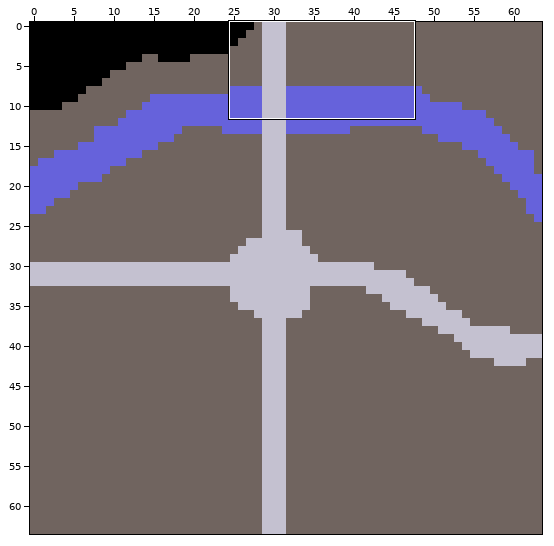
LDtk project, stored at assets/level.ldtk. The picture above shows the old version from afar; the outline marks the close-up.
Close-up. First the earlier version:
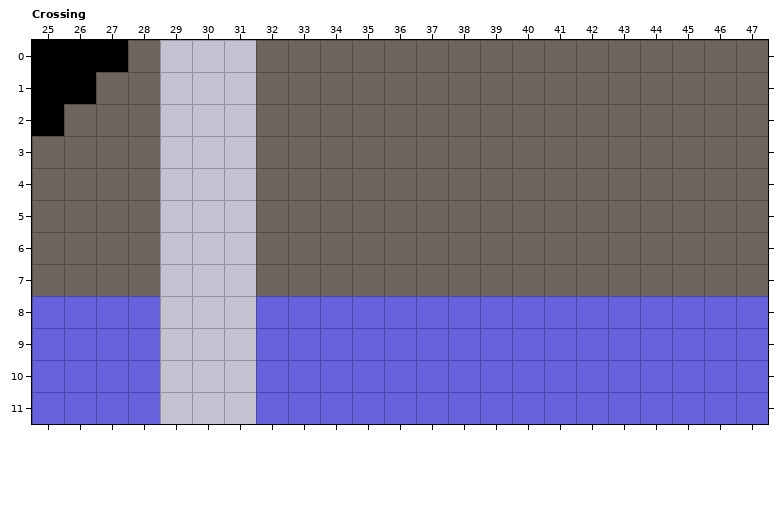
Cells are 16x16 px. Shown: Crossing x 25..47, y 0..11. The commit also changed other parts of the map, which this record leaves out.
The same view after the edit:
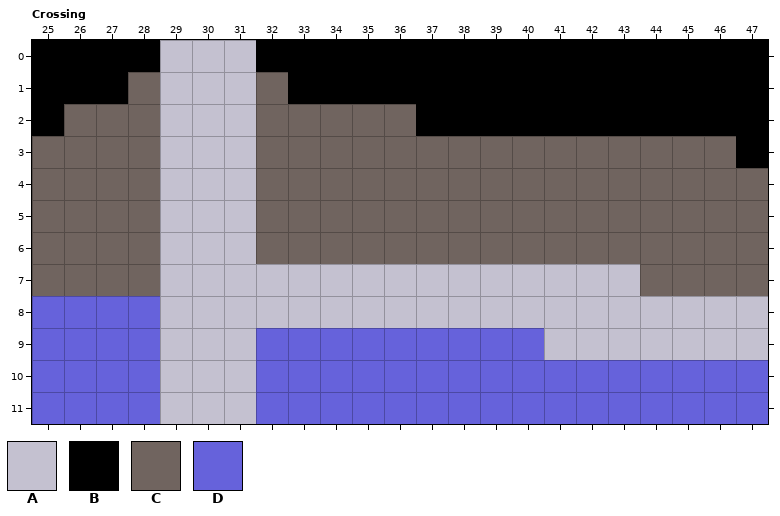
Key: from "Tiles": A 1 "StoneTile", B 2 "PermanentWall", C 3 "Wall", D 4 "Water".
_ is an empty cell.
Tiles replaced or removed in this view: C, D.
Change:
Changed rows in their new state; . is an unchanged cell.
Layer "Tiles":
first column x 27:
 0 .B...BBBBBBBBBBBBBBBB
 1 B.....BBBBBBBBBBBBBBB
 2 ..........BBBBBBBBBBB
 3 ....................B
first column x 32:
 7 AAAAAAAAAAAA....
 8 AAAAAAAAAAAAAAAA
 9 .........AAAAAAA
Boxes around the changes in both close-ups, in picture pixels (x1, y1, x2, y2):
changed: (96, 40, 160, 104)
changed: (256, 40, 768, 168)
changed: (256, 264, 768, 360)
